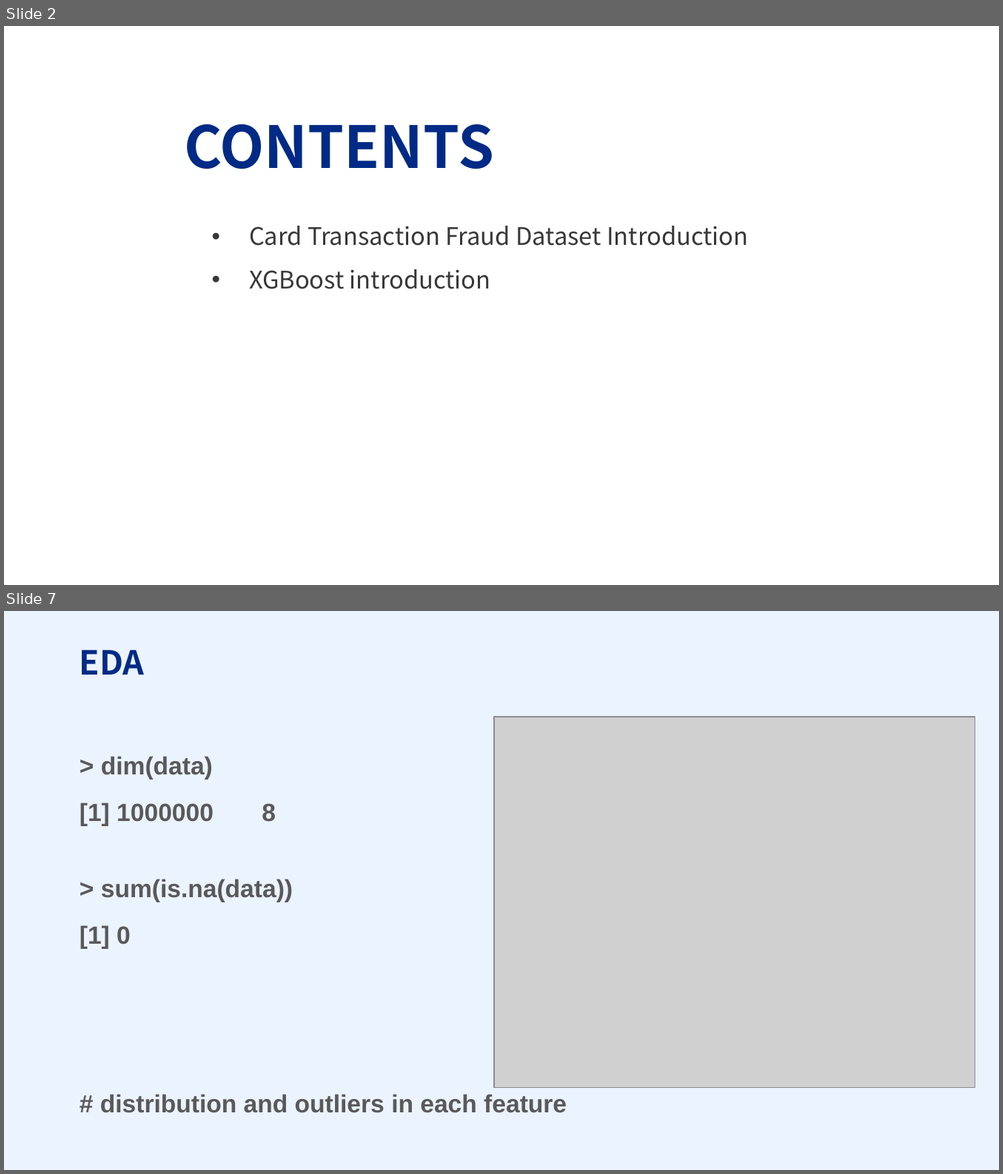
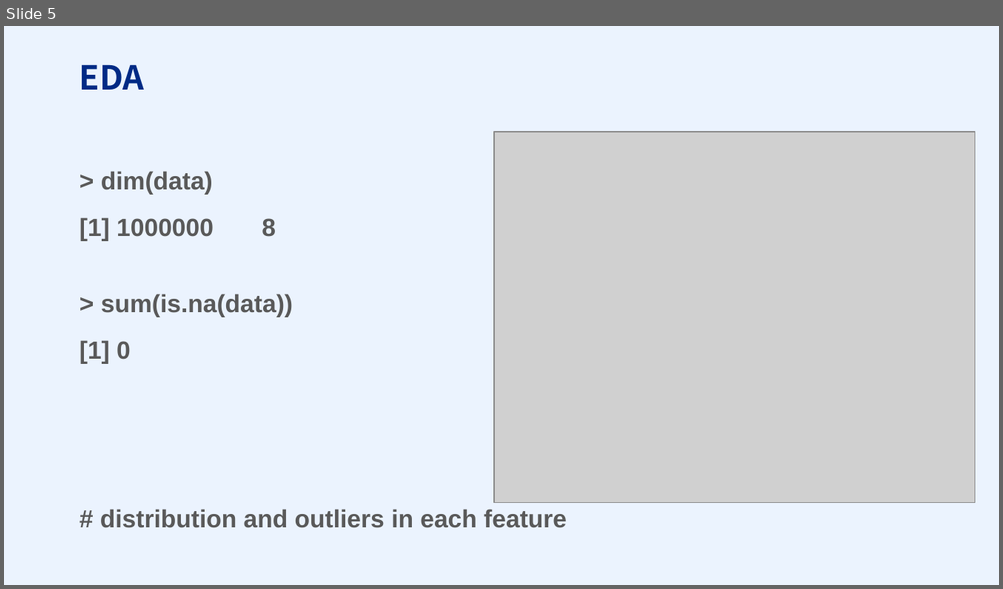
Before and after one commit to PSTAT197-F23/PSTAT197A_FP_Group1, a slide deck: scripts/drafts/PRESENTATION.pptx. Shown one above the other, each under a label of ours: slides 2 and 7 before the commit, slide 5 after it; the slides between them are not shown. The pictures are 1003x1174 and 1003x589 pixels, drawn with LibreOffice and Linux fonts; fonts in the diff are those of the drawing; grey boxes stand for pictures; background and template pictures are left out. Boxes give left, top, right and bottom in pixels: in the first picture for what was removed or moved away, otherwise in the second. Text is boxed around its words. In the diff, an @@ line names an element or a change of style, - is before the commit and + after.

```diff
--- a/scripts/drafts/PRESENTATION.pptx
+++ b/scripts/drafts/PRESENTATION.pptx
@@ slide 2 removed at [4,26,999,585], background picture (left out) @@
@@ text removed at [184,124,494,169] @@
-CONTENTS
@@ text removed at [249,226,748,289] @@
-• Card Transaction Fraud Dataset Introduction
-• XGBoost introduction
@@ what was slide 7 is now slide 5 @@
```
Also in this commit, not shown: 4 slides changed, 1 other slide removed.
